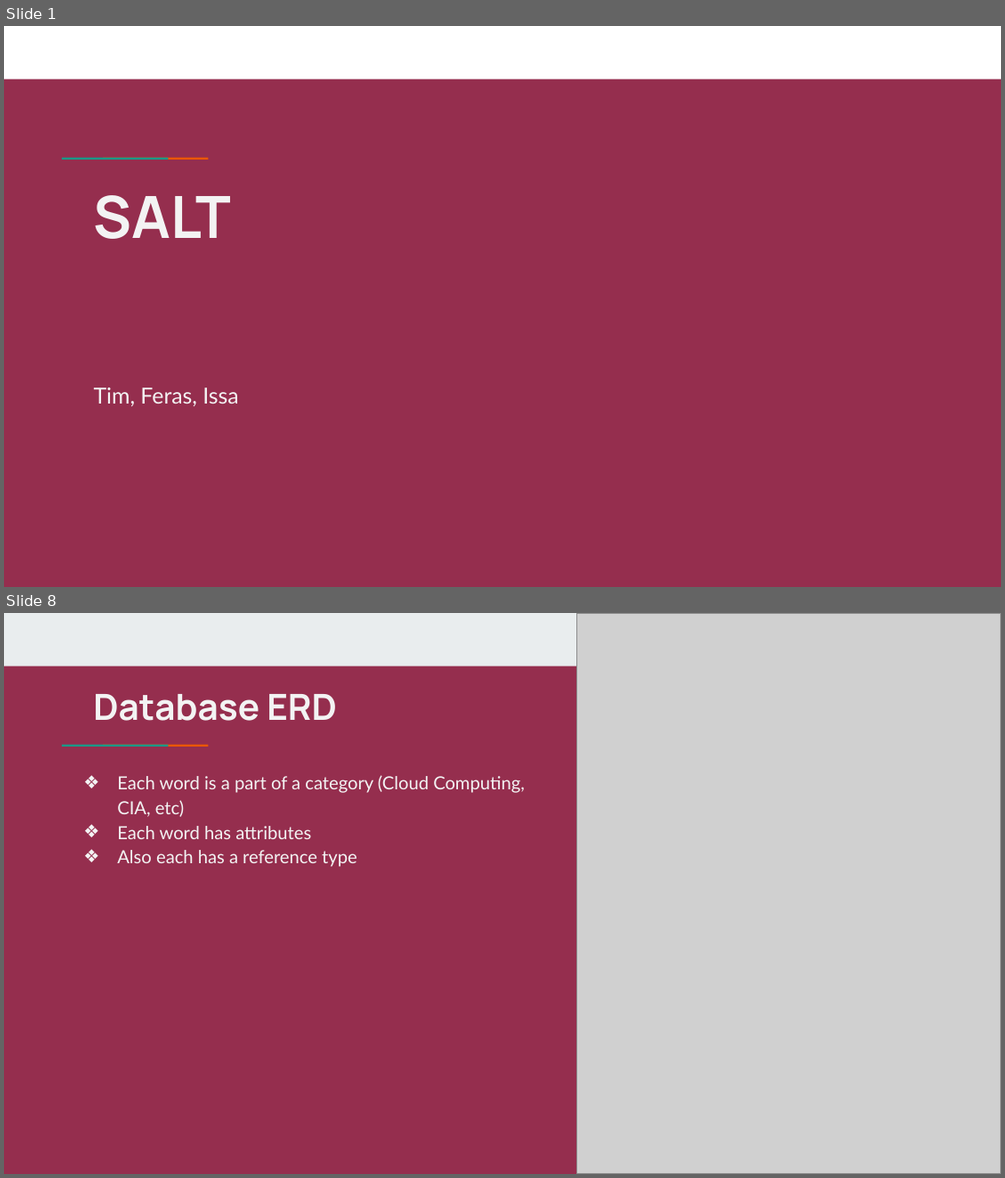
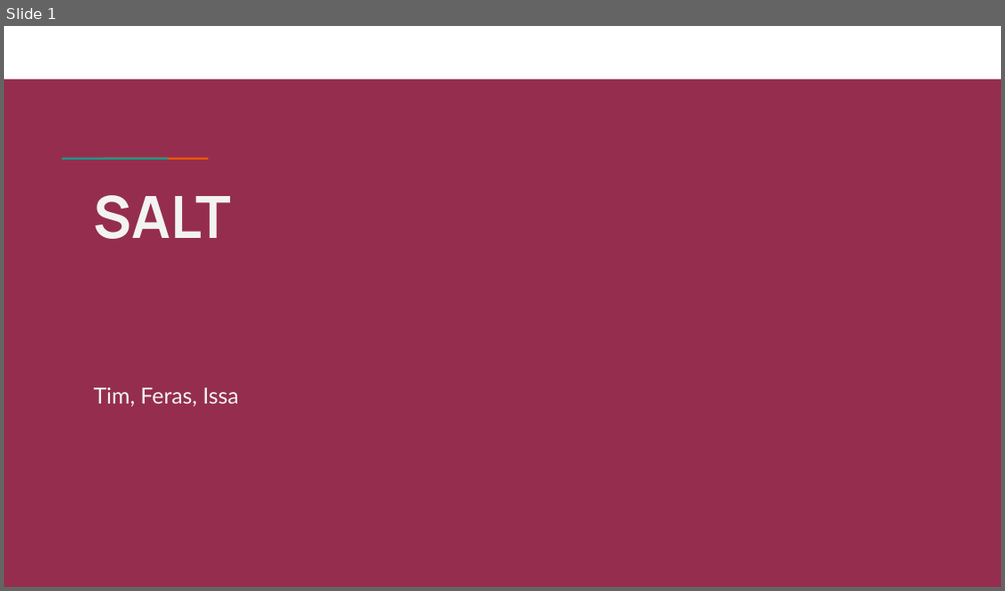
Before and after one commit to ttufford/publicphp3, a slide deck: User_Instructions.pptx. Shown one above the other, each under a label of ours: slides 1 and 8 before the commit, slide 1 after it; the slides between them are not shown. The pictures are 1005x1178 and 1005x591 pixels, drawn with LibreOffice and Linux fonts; fonts in the diff are those of the drawing; grey boxes stand for pictures. Boxes give left, top, right and bottom in pixels: in the first picture for what was removed or moved away, otherwise in the second. Text is boxed around its words. In the diff, an @@ line names an element or a change of style, - is before the commit and + after.

```diff
--- a/User_Instructions.pptx
+++ b/User_Instructions.pptx
@@ slide 8 removed at <box>4,613,1001,1174</box>, background #8C1D40 at 92% opacity; not listed: 2 template elements that a slide beside it also shows @@
@@ rectangle removed at <box>4,613,1001,666</box> @@
@@ picture removed at <box>577,613,1001,1173</box> @@
@@ title removed at <box>93,694,337,721</box> @@
-Database ERD
@@ text removed at <box>117,775,525,867</box> @@
-❖ Each word is a part of a category (Cloud Computing, CIA, etc)
-❖ Each word has attributes
-❖ Also each has a reference type
```
Also in this commit, not shown: 1 slide added, 19 other slides removed, 11 other files.
